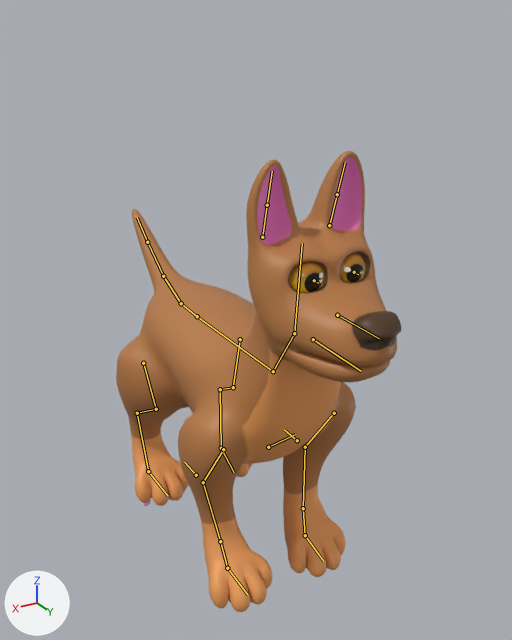
The Blender file Assets/Art/Models/Player/Rigged Dog/TheFoxDog (FK IK WP) (editedRig).blend: old version first, new version second.
The view is the same before and after, from a 50 mm lens placed at (5.13, 9.46, 7.78), pointed at (-0.41, 0.23, 3.17). Lighting does not change. The marker at lower left points along +X, +Y and +Z. The first picture is the older version. The bones that bend it are drawn over the model as lines.

In view in the first picture: 'DogBody', 'Eyes', 'Paws.001'.
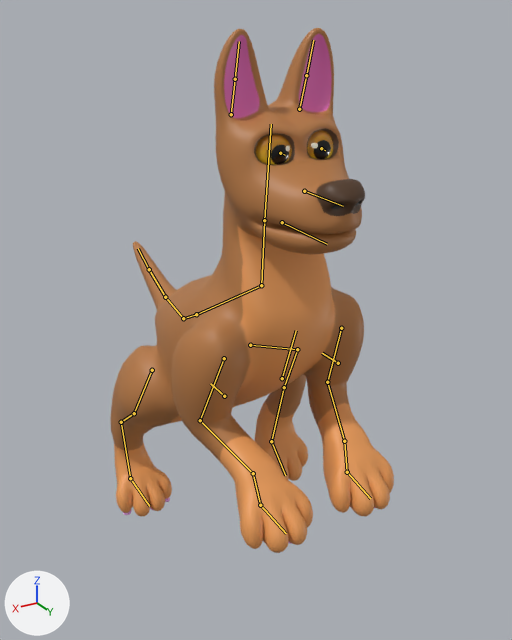
The newer file adds an action. The first version stands in its rest pose; the second is drawn at frame 50 of the action 'DogWalkTwoLegged'.

Where the change shows, as pixel boxes (x1, y1, x2, y2) in the pictures (512 x 640 px):
'DogBody', posed (14% taller): before (116, 151, 401, 612); after (110, 28, 394, 553)
'Eyes', posed (10% shorter): before (289, 253, 366, 292); after (256, 130, 333, 165)
'Paws.001', posed (mostly hidden): before (142, 466, 251, 506); after (123, 478, 289, 515)
bone 'Spine', root to tip: before (197, 316) to (273, 371); after (196, 314) to (261, 285)
bone 'Tail', root to tip: before (181, 303) to (163, 276); after (183, 318) to (165, 297)
bone 'Head', root to tip: before (294, 333) to (302, 243); after (264, 220) to (271, 124)

The change, as a list of edits to the scene's bpy script:
```text
Change bone_spine:
    where bone_spine = bpy.data.objects['Armature'].pose.bones['Spine']  # child of 'Root'
    bone_spine.location: (0.0, 0.0, 0.0) -> (0.0, 0.0, 0.04)
    bone_spine.rotation_quaternion: (1.0, 0.0, 0.0, 0.0) -> (1.0, 0.259, 0.0, 0.0)  # degrees (0, 0, 0) -> degrees (29, 0, 0)
Change bone_tail:
    where bone_tail = bpy.data.objects['Armature'].pose.bones['Tail']  # child of 'Pelvis'
    bone_tail.rotation_quaternion: (1.0, 0.0, 0.0, 0.0) -> (0.988, 0.136, -0.012, -0.067)  # degrees (0, 0, 0) -> degrees (16, 0, -8)
Change bone_head:
    where bone_head = bpy.data.objects['Armature'].pose.bones['Head']  # child of 'Neck'
    bone_head.rotation_quaternion: (1.0, 0.0, 0.0, 0.0) -> (0.966, -0.138, 0.0, -0.219)  # degrees (0, 0, 0) -> degrees (-15, -3, -25)
Change bone_hand_001_l_001:
    where bone_hand_001_l_001 = bpy.data.objects['Armature'].pose.bones['Hand.001.L.001']  # child of 'Root'
    bone_hand_001_l_001.location: (0.0, 0.0, 0.0) -> (1.94, 1.04, 0.36)
Change bone_foot_l_001:
    where bone_foot_l_001 = bpy.data.objects['Armature'].pose.bones['Foot.L.001']  # child of 'Root'
    bone_foot_l_001.location: (0.0, 0.0, 0.0) -> (0.97, 1.27, 0.11)
    bone_foot_l_001.rotation_quaternion: (1.0, 0.0, 0.0, 0.0) -> (0.987, 0.074, -0.019, 0.14)  # degrees (0, 0, 0) -> degrees (8, -3, 16)
Change bone_target_heel_l:
    where bone_target_heel_l = bpy.data.objects['Armature'].pose.bones['target.Heel.L']  # child of 'Foot.L.001'
    bone_target_heel_l.location: (0.0, 0.0, 0.0) -> (0.07, 0.0, 0.14)
Change bone_hand_001_r_001:
    where bone_hand_001_r_001 = bpy.data.objects['Armature'].pose.bones['Hand.001.R.001']  # child of 'Root'
    bone_hand_001_r_001.location: (0.0, 0.0, 0.0) -> (-1.94, 1.04, 0.36)
Change bone_foot_r_001:
    where bone_foot_r_001 = bpy.data.objects['Armature'].pose.bones['Foot.R.001']  # child of 'Root'
    bone_foot_r_001.location: (0.0, 0.0, 0.0) -> (-0.19, -0.03, 0.35)
    bone_foot_r_001.rotation_quaternion: (1.0, 0.0, 0.0, 0.0) -> (0.996, 0.025, 0.006, -0.047)  # degrees (0, 0, 0) -> degrees (3, 1, -5)
Change bone_target_heel_r:
    where bone_target_heel_r = bpy.data.objects['Armature'].pose.bones['target.Heel.R']  # child of 'Foot.R.001'
    bone_target_heel_r.location: (0.0, 0.0, 0.0) -> (-0.07, 0.0, 0.14)
```
